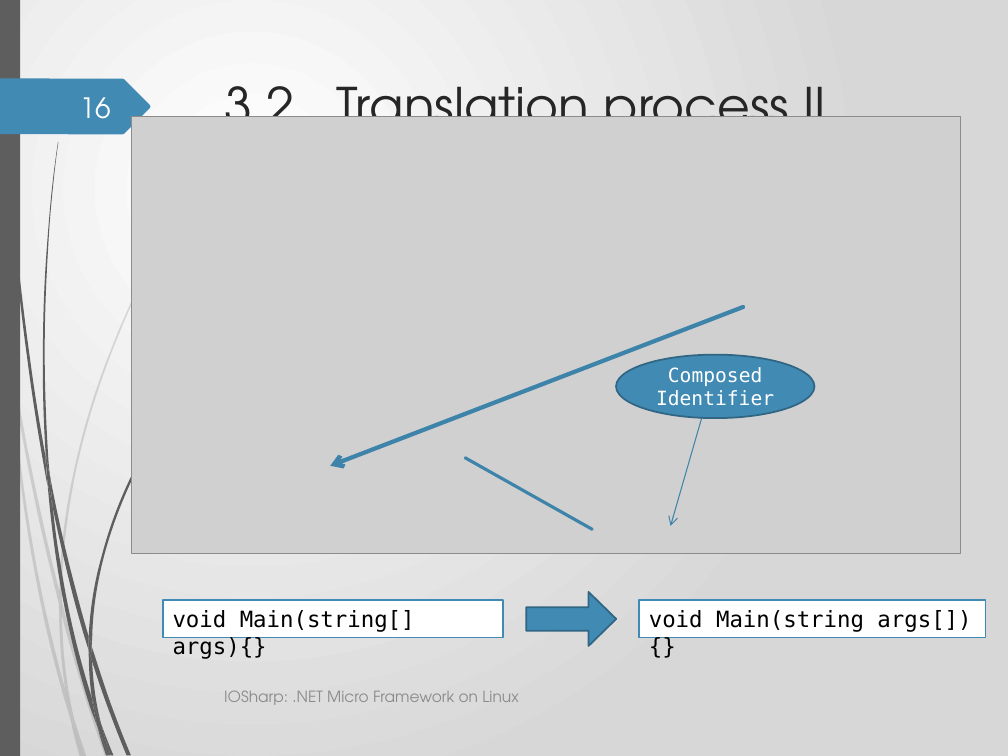
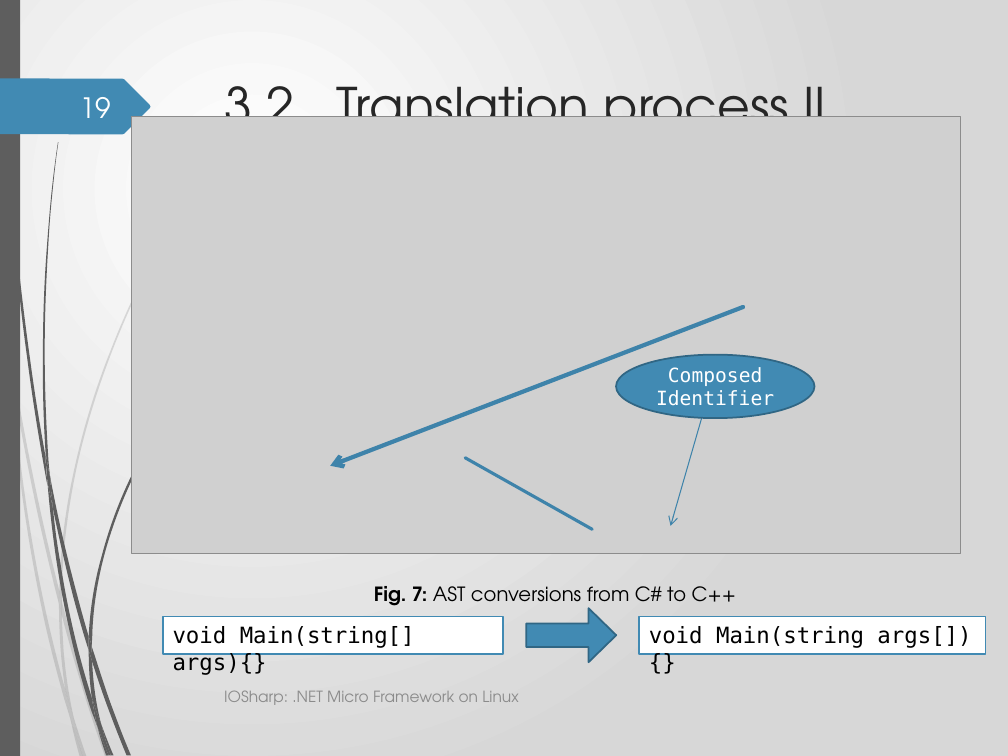
Before and after one commit to GerardSoleCa/BachelorThesisMisc, a slide deck: slide 19 of ThesisDoc/IOSharp2.pptx (slide 16 before the commit). Drawn at 1008x756 pixels with LibreOffice and Linux fonts; fonts in the diff are those of the drawing; grey boxes stand for pictures; background and template pictures are left out. Boxes give left, top, right and bottom in pixels: in the first picture for what was removed or moved away, otherwise in the second. Text is boxed around its words. In the diff, an @@ line names an element or a change of style, - is before the commit and + after.

```diff
--- a/ThesisDoc/IOSharp2.pptx
+++ b/ThesisDoc/IOSharp2.pptx
@@ page number at [80,97,111,118]: text changed @@
-16
+19
@@ text added at [374,586,736,610], 14 pt, text #000000 @@
+Fig. 7: AST conversions from C# to C++
@@ 2 rectangles, 1 down arrow: place and size @@
-2 rectangles, 1 down arrow at [162,591,986,646]
+2 rectangles, 1 down arrow at [162,608,986,663]
```
Also in this commit, not shown: 19 other slides changed, 4 slides added, 1 slide removed, 7 other files.
